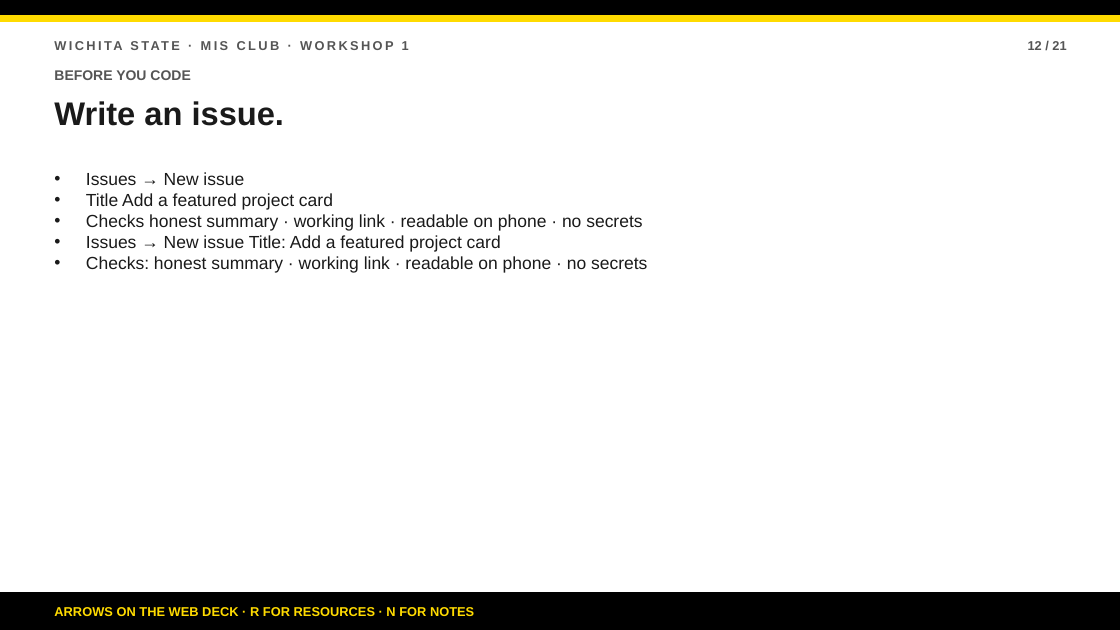
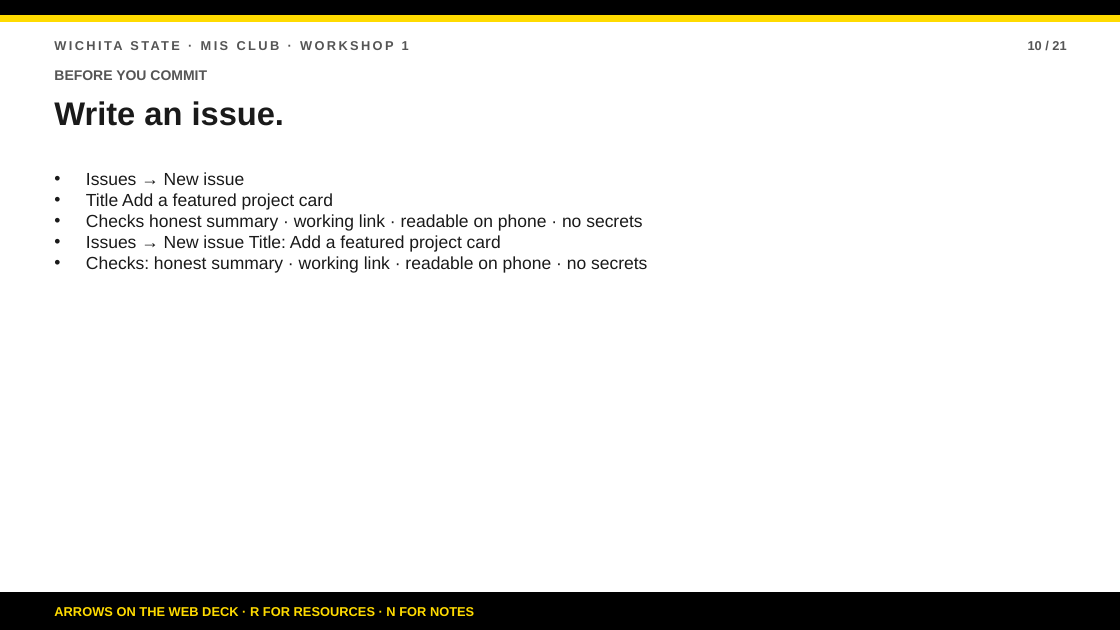
Before and after one commit to bsbcyber/workshop-site, a slide deck: slide 10 of downloads/workshop-1-presentation.pptx (slide 12 before the commit). Drawn at 1120x630 pixels with LibreOffice and Linux fonts; fonts in the diff are those of the drawing. Boxes give left, top, right and bottom in pixels: in the first picture for what was removed or moved away, otherwise in the second. Text is boxed around its words. In the diff, an @@ line names an element or a change of style, - is before the commit and + after.

```diff
--- a/downloads/workshop-1-presentation.pptx
+++ b/downloads/workshop-1-presentation.pptx
@@ text at (x1=1028, y1=41, x2=1066, y2=50): text changed @@
-12 / 21
+10 / 21
@@ text at (x1=54, y1=70, x2=207, y2=80): text changed @@
-BEFORE YOU CODE
+BEFORE YOU COMMIT
```
Also in this commit, not shown: 3 other slides changed, 13 other files.
